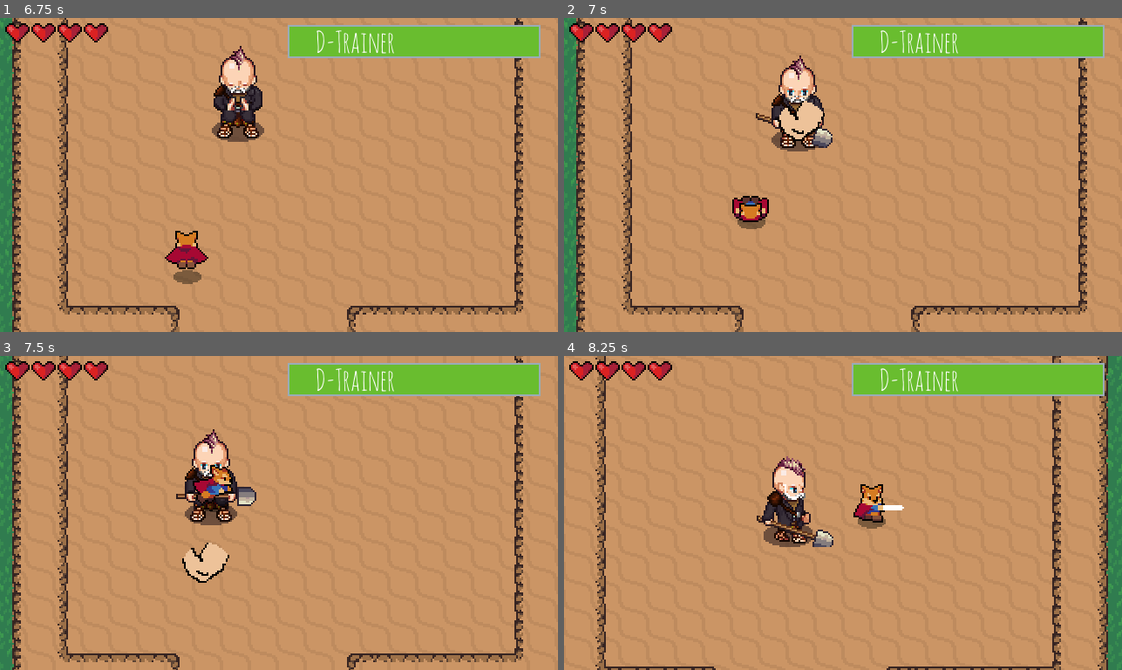
Above: before the commit, frames 1-4 (two rows, left to right).
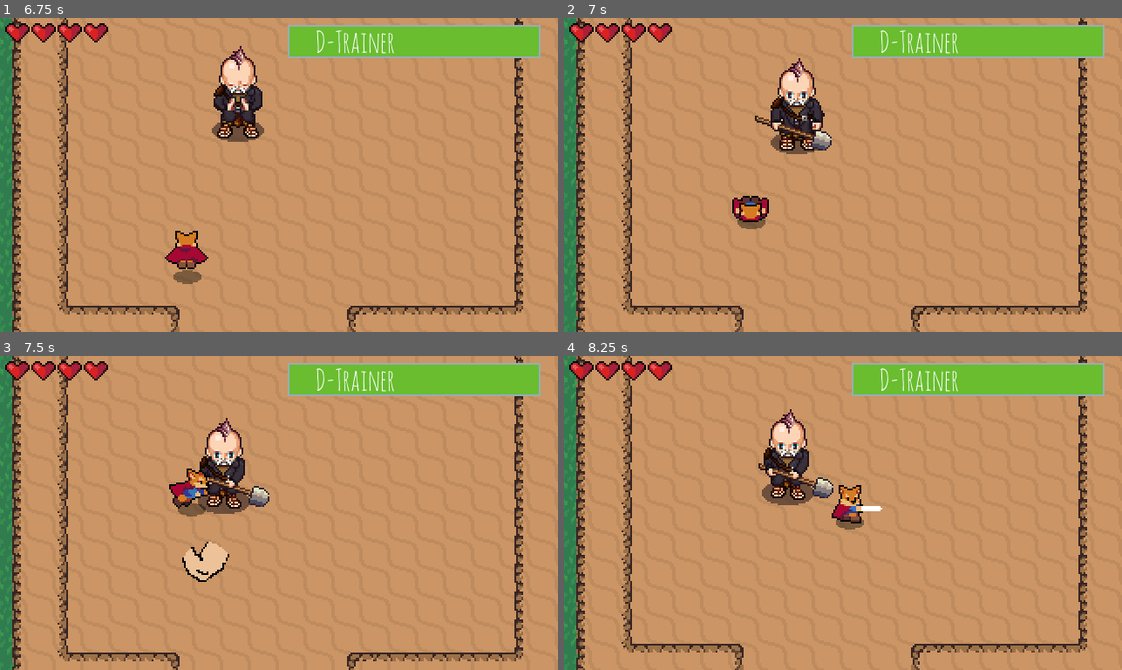
Above: after the commit, the same moments.

Repository: Ciaran-Whyte/8bitBosses
Game: Godot game, scene res://World.tscn
Same seed, same stepped clock (60 frames per second), same inputs: the game is played once before the commit and once after it.
Inputs:
- Up to frame 1 (6.75 s): tap Enter (ui_accept) at 0.5, 0.77, 1.52, 3.02, 3.77, 4.52, 6.02 s; hold Right (ui_right) 0.53-1.28 s; tap Z (roll) at 0.6, 1.55, 2.1, 2.85, 3.8, 4.35, 5.1, 6.05, 6.6 s; hold Down (ui_down) 1.28-2.03 s; tap X (attack) at 1.35, 3.6, 5.85 s; hold Right (ui_right) 2.03-2.78 s; hold Up (ui_up) 2.78-3.53 s; hold Left (ui_left) 3.53-5.03 s; hold Down (ui_down) 5.03-5.78 s; hold Right (ui_right) 5.78-6.53 s; hold Up (ui_up) from 6.53 s (still down)
- Up to frame 2 (7 s): keep holding Up (ui_up); tap Enter (ui_accept) at 6.77 s
- Up to frame 3 (7.5 s): release Up (ui_up) at 7.28 s; hold Right (ui_right) from 7.28 s (still down); tap Z (roll) at 7.35 s
- Up to frame 4 (8.25 s): tap Enter (ui_accept) at 7.52 s; release Right (ui_right) at 8.03 s; hold Down (ui_down) from 8.03 s (still down); tap X (attack) at 8.1 s

Frame 1 is identical in both runs. In frame 2, 1.8% of the frame differs, in the area x 34-49%, y 11-44%; in frame 3, 4.6%; in frame 4, 18%, in the area x 0-100%, y 0-100%.

Commit message:
Adding music and DTrainer attack box

Diff:
--- a/Enemies/DTrainer.gd
+++ b/Enemies/DTrainer.gd
@@ -58,17 +58,21 @@
 func accelerate_towards_point(point,delta):
 	var direction = global_position.direction_to(point)
 	velocity = velocity.move_toward(direction * MAX_SPEED, ACCELERATION * delta )
-	if(global_position.distance_to(point) <= SPELL_RANGE):
+	if(global_position.distance_to(point) <= SPELL_RANGE and thai_five_cool_down):
 		state = SPELL
+	elif(global_position.distance_to(point) <= ATTACK_RANGE):
+		state = ATTACK
+	else:
+		state = MOVE
 
 func spell_state(delta):
-	if time_to_thai_five(playerDetectionZone.player.global_position):
+	if time_to_thai_five():
 		velocity = velocity.move_toward(Vector2.ZERO * FRICTION, ACCELERATION * delta )
 		animationState.travel("Spell")
 	else:
 		state = MOVE
 
-func time_to_thai_five(player_pos):
+func time_to_thai_five():
 	var in_spell_range = global_position.distance_to(playerDetectionZone.player.global_position) < SPELL_RANGE
 	var max_active_thai_fives = Global.level_1_globals['CURRENT_THAI_FIVES'] < Global.level_1_globals['MAX_THAI_FIVES']
 	return in_spell_range and max_active_thai_fives and thai_five_cool_down
@@ -89,6 +93,7 @@
 		velocity = velocity.move_toward(Vector2.ZERO * FRICTION, ACCELERATION * delta )
 		animationState.travel("Attack")
 
+
 func idle_state():
 	animationState.travel("Idle")
 
--- a/Enemies/DTrainer.tscn
+++ b/Enemies/DTrainer.tscn
@@ -1,10 +1,12 @@
-[gd_scene load_steps=55 format=2]
+[gd_scene load_steps=58 format=2]
 
 [ext_resource path="res://Enemies/Daire.png" type="Texture" id=1]
 [ext_resource path="res://Enemies/DTrainer.gd" type="Script" id=2]
 [ext_resource path="res://Enemies/PlayerDetectionZone.tscn" type="PackedScene" id=3]
 [ext_resource path="res://Enemies/thaiFive.wav" type="AudioStream" id=4]
 [ext_resource path="res://Overlap/HurtBox.tscn" type="PackedScene" id=5]
+[ext_resource path="res://Enemies/HitBoxPivot.tscn" type="PackedScene" id=6]
+[ext_resource path="res://Enemies/shovelAttack.wav" type="AudioStream" id=7]
 [ext_resource path="res://WhiteColour.shader" type="Shader" id=9]
 
 [sub_resource type="ShaderMaterial" id=1]
@@ -30,6 +32,44 @@
 "update": 1,
 "values": [ 43, 43, 44, 45, 46, 47, 48, 49 ]
 }
+tracks/1/type = "value"
+tracks/1/path = NodePath("HitBoxPivot:rotation_degrees")
+tracks/1/interp = 1
+tracks/1/loop_wrap = true
+tracks/1/imported = false
+tracks/1/enabled = true
+tracks/1/keys = {
+"times": PoolRealArray( 0 ),
+"transitions": PoolRealArray( 1 ),
+"update": 0,
+"values": [ 270.0 ]
+}
+tracks/2/type = "value"
+tracks/2/path = NodePath("HitBoxPivot/SwordHitBox/CollisionShape2D:disabled")
+tracks/2/interp = 1
+tracks/2/loop_wrap = true
+tracks/2/imported = false
+tracks/2/enabled = true
+tracks/2/keys = {
+"times": PoolRealArray( 0, 0.5, 0.6 ),
+"transitions": PoolRealArray( 1, 1, 1 ),
+"update": 1,
+"values": [ true, false, true ]
+}
+tracks/3/type = "audio"
+tracks/3/path = NodePath("ShovelAttack")
+tracks/3/interp = 1
+tracks/3/loop_wrap = true
+tracks/3/imported = false
+tracks/3/enabled = true
+tracks/3/keys = {
+"clips": [ {
+"end_offset": 0.467655,
+"start_offset": 0.0,
+"stream": ExtResource( 7 )
+} ],
+"times": PoolRealArray( 0 )
+}
 
 [sub_resource type="Animation" id=4]
 length = 0.8
@@ -46,6 +86,44 @@
 "update": 1,
 "values": [ 35, 36, 37, 38, 39, 40, 41, 42 ]
 }
+tracks/1/type = "value"
+tracks/1/path = NodePath("HitBoxPivot:rotation_degrees")
+tracks/1/interp = 1
+tracks/1/loop_wrap = true
+tracks/1/imported = false
+tracks/1/enabled = true
+tracks/1/keys = {
+"times": PoolRealArray( 0 ),
+"transitions": PoolRealArray( 1 ),
+"update": 0,
+"values": [ 352.4 ]
+}
+tracks/2/type = "value"
+tracks/2/path = NodePath("HitBoxPivot/SwordHitBox/CollisionShape2D:disabled")
+tracks/2/interp = 1
+tracks/2/loop_wrap = true
+tracks/2/imported = false
+tracks/2/enabled = true
+tracks/2/keys = {
+"times": PoolRealArray( 0.4, 0.7 ),
+"transitions": PoolRealArray( 1, 1 ),
+"update": 1,
+"values": [ false, true ]
+}
+tracks/3/type = "audio"
+tracks/3/path = NodePath("ShovelAttack")
+tracks/3/interp = 1
+tracks/3/loop_wrap = true
+tracks/3/imported = false
+tracks/3/enabled = true
+tracks/3/keys = {
+"clips": [ {
+"end_offset": 0.471472,
+"start_offset": 0.0,
+"stream": ExtResource( 7 )
+} ],
+"times": PoolRealArray( -0.1 )
+}
 
 [sub_resource type="Animation" id=5]
 length = 0.8
@@ -62,6 +140,44 @@
 "update": 1,
 "values": [ 51, 52, 53, 54, 55, 56, 57, 58 ]
 }
+tracks/1/type = "value"
+tracks/1/path = NodePath("HitBoxPivot:rotation_degrees")
+tracks/1/interp = 1
+tracks/1/loop_wrap = true
+tracks/1/imported = false
+tracks/1/enabled = true
+tracks/1/keys = {
+"times": PoolRealArray( 0 ),
+"transitions": PoolRealArray( 1 ),
+"update": 0,
+"values": [ 187.6 ]
+}
+tracks/2/type = "value"
+tracks/2/path = NodePath("HitBoxPivot/SwordHitBox/CollisionShape2D:disabled")
+tracks/2/interp = 1
+tracks/2/loop_wrap = true
+tracks/2/imported = false
+tracks/2/enabled = true
+tracks/2/keys = {
+"times": PoolRealArray( 0, 0.4, 0.7 ),
+"transitions": PoolRealArray( 1, 1, 1 ),
+"update": 1,
+"values": [ true, false, true ]
+}
+tracks/3/type = "audio"
+tracks/3/path = NodePath("ShovelAttack")
+tracks/3/interp = 1
+tracks/3/loop_wrap = true
+tracks/3/imported = false
+tracks/3/enabled = true
+tracks/3/keys = {
+"clips": [ {
+"end_offset": 0.461928,
+"start_offset": 0.0,
+"stream": ExtResource( 7 )
+} ],
+"times": PoolRealArray( -0.1 )
+}
 
 [sub_resource type="Animation" id=6]
 length = 0.8
@@ -77,6 +193,44 @@
 "transitions": PoolRealArray( 1, 1, 1, 1, 1, 1, 1, 1 ),
 "update": 1,
 "values": [ 28, 28, 29, 30, 31, 32, 33, 34 ]
+}
+tracks/1/type = "value"
+tracks/1/path = NodePath("HitBoxPivot:position")
+tracks/1/interp = 1
+tracks/1/loop_wrap = true
+tracks/1/imported = false
+tracks/1/enabled = true
+tracks/1/keys = {
+"times": PoolRealArray( 0 ),
+"transitions": PoolRealArray( 1 ),
+"update": 0,
+"values": [ Vector2( 0, -4 ) ]
+}
+tracks/2/type = "value"
+tracks/2/path = NodePath("HitBoxPivot/SwordHitBox/CollisionShape2D:disabled")
+tracks/2/interp = 1
+tracks/2/loop_wrap = true
+tracks/2/imported = false
+tracks/2/enabled = true
+tracks/2/keys = {
+"times": PoolRealArray( 0, 0.4, 0.7 ),
+"transitions": PoolRealArray( 1, 1, 1 ),
+"update": 1,
+"values": [ true, false, true ]
+}
+tracks/3/type = "audio"
+tracks/3/path = NodePath("ShovelAttack")
+tracks/3/interp = 1
+tracks/3/loop_wrap = true
+tracks/3/imported = false
+tracks/3/enabled = true
+tracks/3/keys = {
+"clips": [ {
+"end_offset": 0.465746,
+"start_offset": 0.0,
+"stream": ExtResource( 7 )
+} ],
+"times": PoolRealArray( -0.1 )
 }
 
 [sub_resource type="Animation" id=7]
@@ -515,9 +669,13 @@
 [sub_resource type="CapsuleShape2D" id=48]
 height = 20.241
 
+[sub_resource type="CircleShape2D" id=49]
+radius = 9.22978
+
 [node name="DTrainer" type="KinematicBody2D"]
 position = Vector2( -8, -10 )
 collision_layer = 16
+collision_mask = 2
 script = ExtResource( 2 )
 
 [node name="Sprite" type="Sprite" parent="."]
@@ -526,7 +684,7 @@
 texture = ExtResource( 1 )
 vframes = 10
 hframes = 11
-frame = 6
+frame = 34
 
 [node name="CollisionShape2D" type="CollisionShape2D" parent="."]
 position = Vector2( -0.0890198, 8.26655 )
@@ -568,6 +726,11 @@
 
 [node name="ThaiFiveAttack" type="AudioStreamPlayer" parent="."]
 stream = ExtResource( 4 )
+pitch_scale = 1.52
+
+[node name="ShovelAttack" type="AudioStreamPlayer" parent="."]
+stream = ExtResource( 7 )
+pitch_scale = 1.19
 
 [node name="HurtBox" parent="." instance=ExtResource( 5 )]
 collision_layer = 8
@@ -576,6 +739,17 @@
 shape = SubResource( 48 )
 
 [node name="SpellCoolDown" type="Timer" parent="."]
+
+[node name="HitBoxPivot" parent="." instance=ExtResource( 6 )]
+rotation = 1.68424
+
+[node name="SwordHitBox" parent="HitBoxPivot" index="0"]
+collision_mask = 4
+
+[node name="CollisionShape2D" parent="HitBoxPivot/SwordHitBox" index="0"]
+position = Vector2( -33.7845, 1.82936 )
+shape = SubResource( 49 )
+disabled = true
 [connection signal="body_entered" from="PlayerDetectionZone" to="." method="_on_PlayerDetectionZone_body_entered"]
 [connection signal="body_exited" from="PlayerDetectionZone" to="." method="_on_PlayerDetectionZone_body_exited"]
 [connection signal="area_entered" from="HurtBox" to="." method="_on_HurtBox_area_entered"]
@@ -584,3 +758,7 @@
 [editable path="PlayerDetectionZone"]
 
 [editable path="HurtBox"]
+
+[editable path="HitBoxPivot"]
+
+[editable path="HitBoxPivot/SwordHitBox"]
--- /dev/null
+++ b/Enemies/HitBoxPivot.tscn
@@ -0,0 +1,17 @@
+[gd_scene load_steps=3 format=2]
+
+[ext_resource path="res://Player/SwordHitBox.gd" type="Script" id=1]
+[ext_resource path="res://Overlap/HitBox.tscn" type="PackedScene" id=2]
+
+[node name="HitBoxPivot" type="Position2D"]
+position = Vector2( 0, -4 )
+rotation = 4.71239
+__meta__ = {
+"_gizmo_extents_": 8.0
+}
+
+[node name="SwordHitBox" type="Area2D" parent="." instance=ExtResource( 2 )]
+position = Vector2( 10, 0 )
+collision_layer = 0
+collision_mask = 8
+script = ExtResource( 1 )
--- a/Levels/Level1.tscn
+++ b/Levels/Level1.tscn
@@ -1,8 +1,9 @@
-[gd_scene load_steps=61 format=2]
+[gd_scene load_steps=62 format=2]
 
 [ext_resource path="res://Levels/Level1_Dialog.tscn" type="PackedScene" id=1]
 [ext_resource path="res://Enemies/DTrainer.tscn" type="PackedScene" id=2]
 [ext_resource path="res://UI/BossHealthUI.tscn" type="PackedScene" id=3]
+[ext_resource path="res://Music and Sounds/Clutch_10001110101.wav" type="AudioStream" id=4]
 [ext_resource path="res://World/GrassBackground.png" type="Texture" id=6]
 [ext_resource path="res://World/DirtTileset.png" type="Texture" id=7]
 [ext_resource path="res://World/CliffTileset.png" type="Texture" id=8]
@@ -562,6 +563,10 @@
 [node name="CollisionShape2D" type="CollisionShape2D" parent="ExitBackToLevel0"]
 position = Vector2( 141.201, 200.414 )
 shape = SubResource( 51 )
+
+[node name="AudioStreamPlayer2D" type="AudioStreamPlayer2D" parent="."]
+stream = ExtResource( 4 )
+autoplay = true
 [connection signal="body_entered" from="ExitBackToLevel0" to="YSort/Player" method="_on_ExitBackToLevel0_body_entered"]
 
 [editable path="Camera2D"]
--- a/Player/Player.tscn
+++ b/Player/Player.tscn
@@ -1,9 +1,8 @@
-[gd_scene load_steps=60 format=2]
+[gd_scene load_steps=59 format=2]
 
 [ext_resource path="res://Player/Player.png" type="Texture" id=1]
 [ext_resource path="res://Player/Player.gd" type="Script" id=2]
-[ext_resource path="res://Overlap/HitBox.tscn" type="PackedScene" id=3]
-[ext_resource path="res://Player/SwordHitBox.gd" type="Script" id=4]
+[ext_resource path="res://Enemies/HitBoxPivot.tscn" type="PackedScene" id=3]
 [ext_resource path="res://Overlap/HurtBox.tscn" type="PackedScene" id=5]
 [ext_resource path="res://Shadows/MediumShadow.png" type="Texture" id=6]
 [ext_resource path="res://Music and Sounds/Swipe.wav" type="AudioStream" id=7]
@@ -713,14 +712,14 @@
 [sub_resource type="AnimationNodeStateMachinePlayback" id=46]
 
 [sub_resource type="CapsuleShape2D" id=47]
-height = 12.0
+radius = 7.95197
+height = 16.7634
 
 [sub_resource type="CapsuleShape2D" id=48]
 radius = 4.34163
 height = 9.90413
 
 [sub_resource type="Animation" id=49]
-resource_name = "Start"
 length = 0.2
 loop = true
 tracks/0/type = "value"
@@ -737,7 +736,6 @@
 }
 
 [sub_resource type="Animation" id=50]
-resource_name = "Stop"
 length = 0.1
 loop = true
 tracks/0/type = "value"
@@ -768,7 +766,7 @@
 position = Vector2( 0, -8 )
 texture = ExtResource( 1 )
 hframes = 60
-frame = 36
+frame = 39
 
 [node name="CollisionShape2D" type="CollisionShape2D" parent="."]
 rotation = -1.5708
@@ -801,20 +799,11 @@
 parameters/Roll/blend_position = Vector2( 0, 0 )
 parameters/Run/blend_position = Vector2( 0, 0 )
 
-[node name="HitBoxPivot" type="Position2D" parent="."]
-position = Vector2( 0, -4 )
+[node name="HitBoxPivot" parent="." instance=ExtResource( 3 )]
 rotation = 1.5708
-__meta__ = {
-"_gizmo_extents_": 8.0
-}
-
-[node name="SwordHitBox" parent="HitBoxPivot" instance=ExtResource( 3 )]
-position = Vector2( 10, 0 )
-collision_mask = 8
-script = ExtResource( 4 )
 
 [node name="CollisionShape2D" parent="HitBoxPivot/SwordHitBox" index="0"]
-position = Vector2( 6, 0 )
+position = Vector2( 6.00821, -6.67572e-06 )
 shape = SubResource( 47 )
 disabled = true
 
@@ -835,6 +824,8 @@
 [connection signal="invincibility_ended" from="HurtBox" to="." method="_on_HurtBox_invincibility_ended"]
 [connection signal="invincibility_started" from="HurtBox" to="." method="_on_HurtBox_invincibility_started"]
 
+[editable path="HitBoxPivot"]
+
 [editable path="HitBoxPivot/SwordHitBox"]
 
 [editable path="HurtBox"]
Not shown, added: Enemies/shovelAttack.wav.import
Not shown, added: Music and Sounds/Clutch_10001110101.wav.import
Not shown, added: Enemies/shovelAttack.wav
Not shown, added: Music and Sounds/Clutch_10001110101.wav
